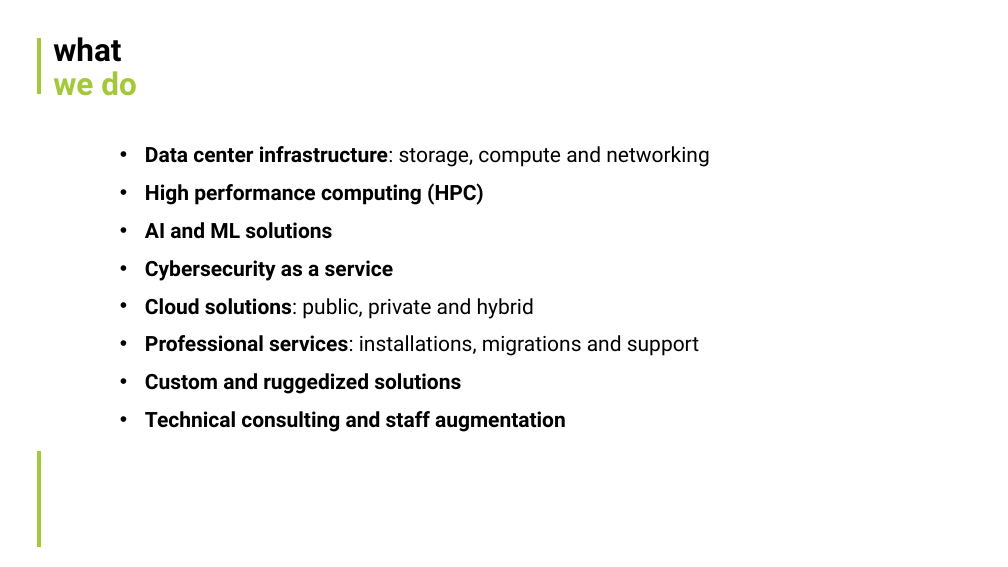
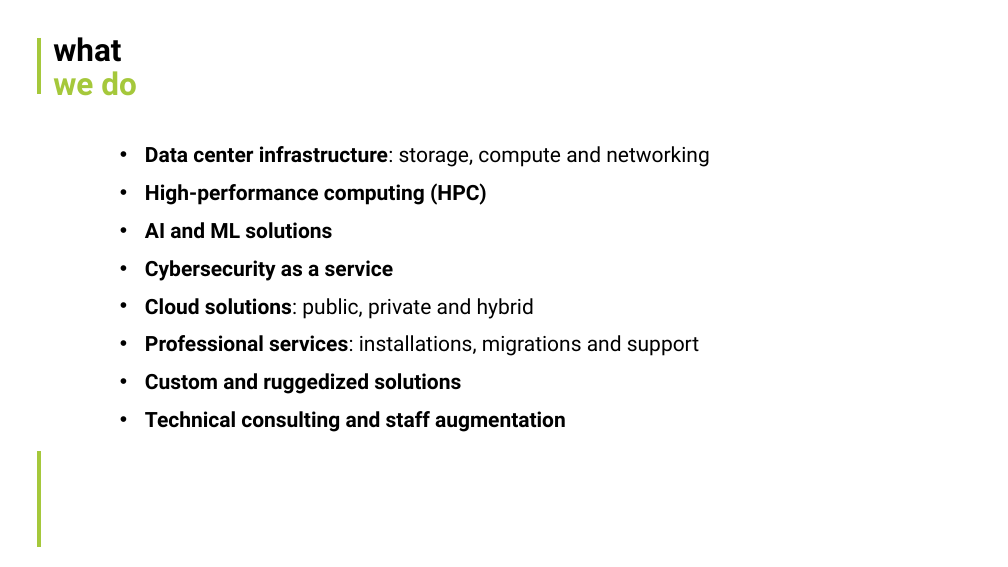
Before and after one commit to KillgoreAlpha/sc26-netbox-demo, a slide deck: slide 3 of slides/NetBox Demo (Neuvys template).pptx. Drawn at 1008x567 pixels with LibreOffice and Linux fonts; fonts in the diff are those of the drawing; background and template pictures are left out. Boxes give left, top, right and bottom in pixels: in the first picture for what was removed or moved away, otherwise in the second. Text is boxed around its words. In the diff, an @@ line names an element or a change of style, - is before the commit and + after.

```diff
--- a/slides/NetBox Demo (Neuvys template).pptx
+++ b/slides/NetBox Demo (Neuvys template).pptx
@@ text at bbox=[145, 183, 487, 205]: text changed @@
-• High performance computing (HPC)
+• High-performance computing (HPC)
```
